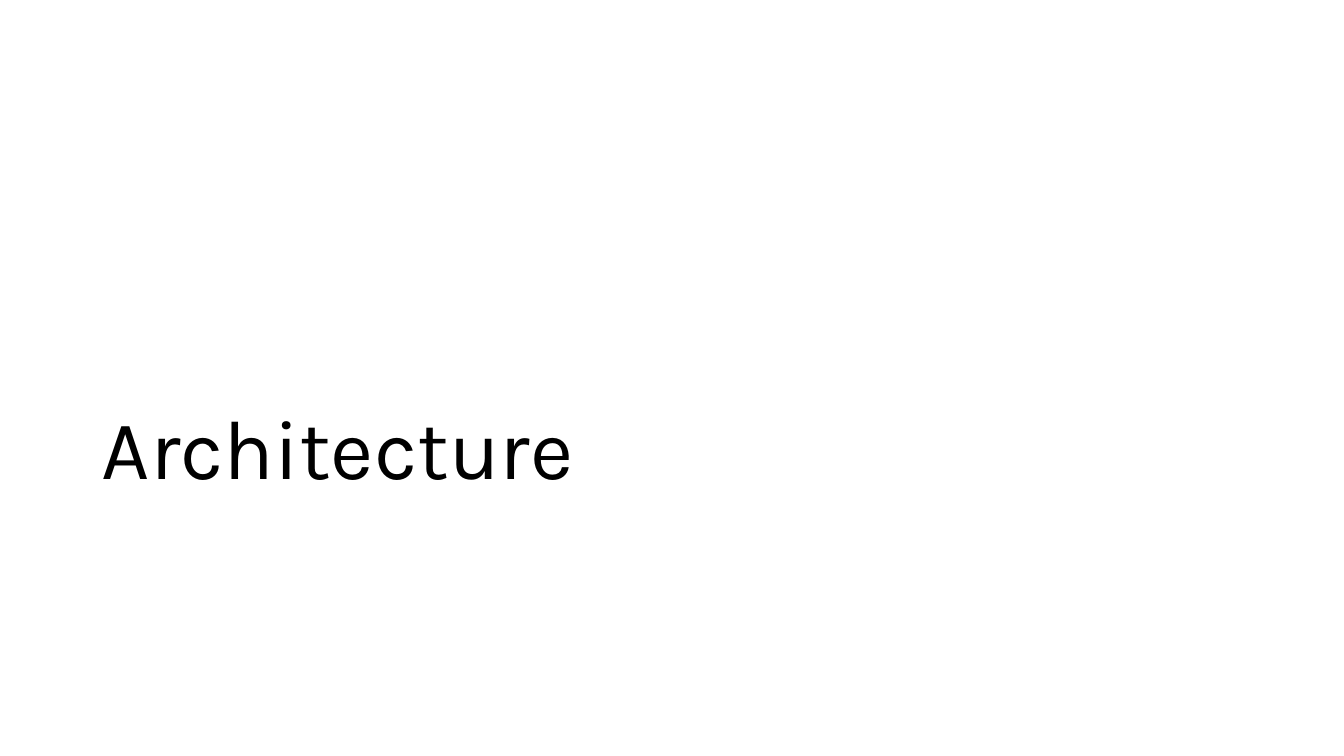
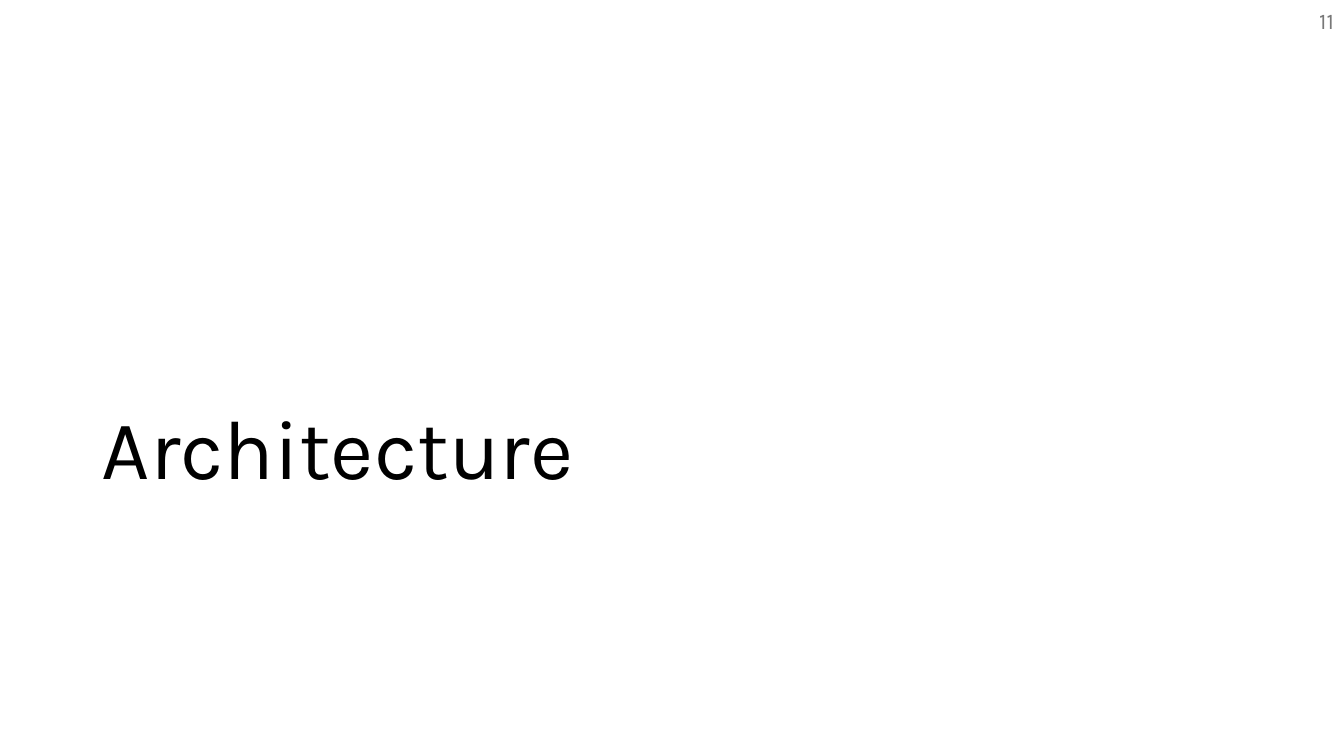
Before and after one commit to TerryChengTW/Dc3n, a slide deck: slide 12 of dc3n.pptx. Drawn at 1344x756 pixels with LibreOffice and Linux fonts; fonts in the diff are those of the drawing. Boxes give left, top, right and bottom in pixels: in the first picture for what was removed or moved away, otherwise in the second. Text is boxed around its words. In the diff, an @@ line names an element or a change of style, - is before the commit and + after.

```diff
--- a/dc3n.pptx
+++ b/dc3n.pptx
@@ page number added at <box>1319,15,1334,29</box>, 16 pt, text #797979 @@
+11
```
Also in this commit, not shown: 25 other slides changed, 1 slide added.
